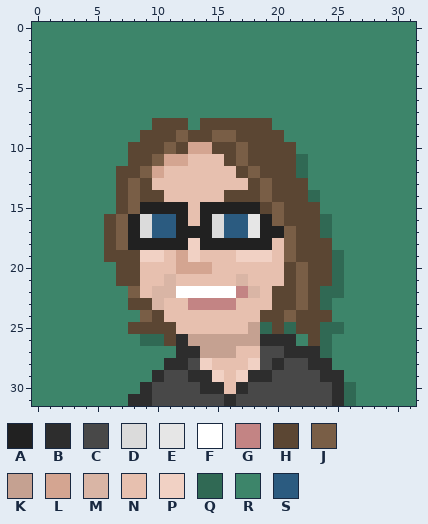
Edited in one commit: pixel-art sprite (dist/images/icons/Jenn.png). This is how it looked before the edit.
The file is 128x128 pixels, drawn in blocks of 4x4; one block is one cell here. Colours within 5 levels of each other are drawn and written as one.
Palette (. is transparent): A #212121  B #2d2d2d  C #484848  D #dbdbdb  E #e6e6e6  F #ffffff  G #c38484  H #5b4633  J #795e46  K #c5a191  L #d4a591  M #d9b5a5  N #e7c0af  P #f1d1c4  Q #306954  R #3d856a  S #2b5b80
The same view after the edit:
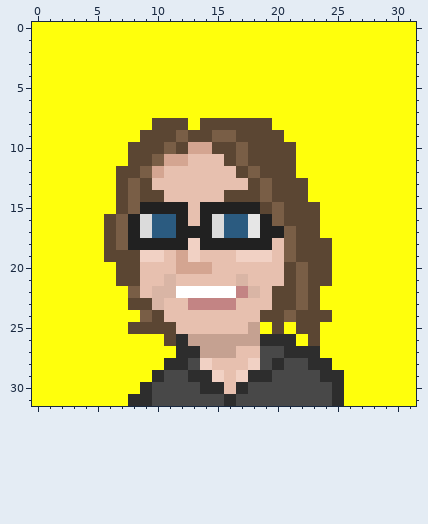
What changed:
colour R: #3d856a -> #ffff0c
y 11..12: x 22 Q -> R
y 14: x 23 Q -> R
y 16..17: x 24 Q -> R
y 19..21: x 25 Q -> R
y 22: x 24..25 QQ -> RR
y 23: x 24 Q -> R
y 25: x 19 Q -> R; x 21 Q -> R; x 24..25 QQ -> RR
y 26: x 9..10 QQ -> RR; x 24 Q -> R
y 27: x 24 Q -> R
y 30..31: x 26 Q -> R
Boxes around the changes in both pictures, in picture pixels (x1, y1, x2, y2):
changed: (32, 22, 416, 406)
